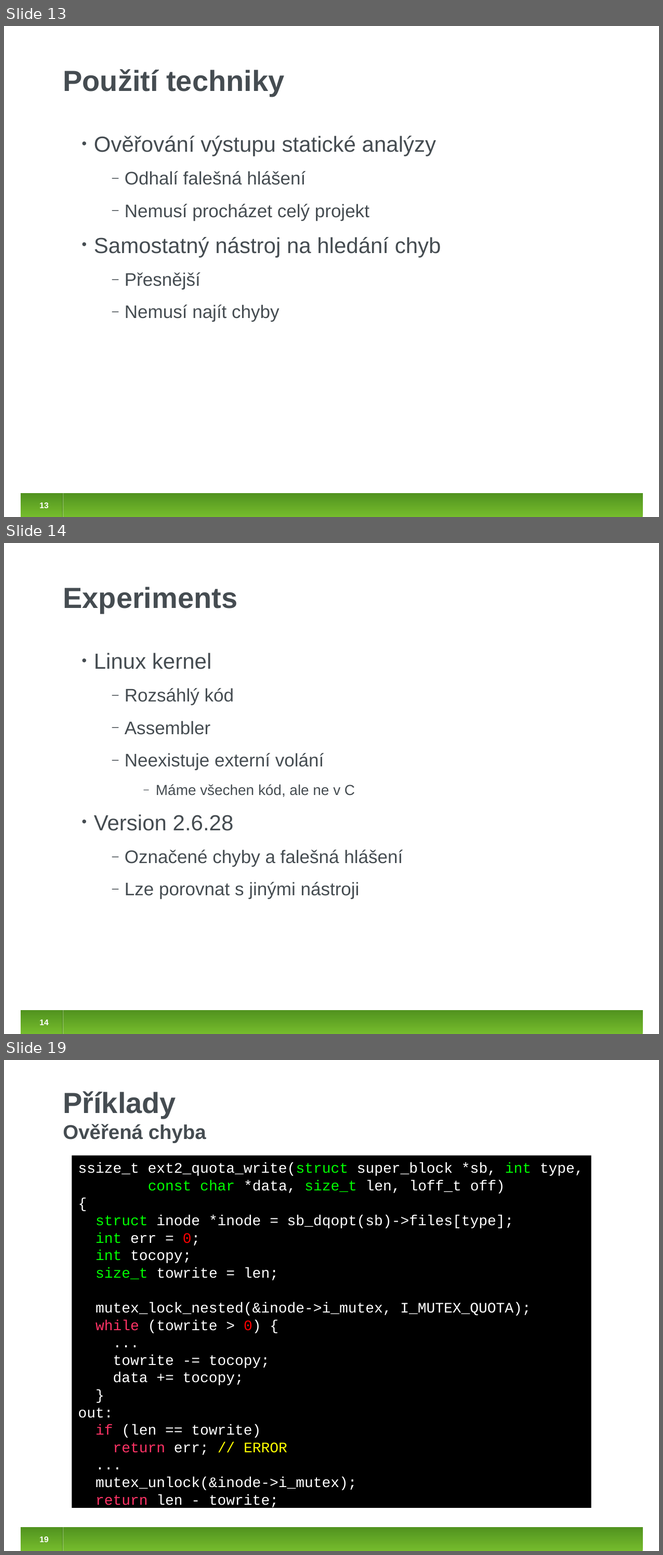
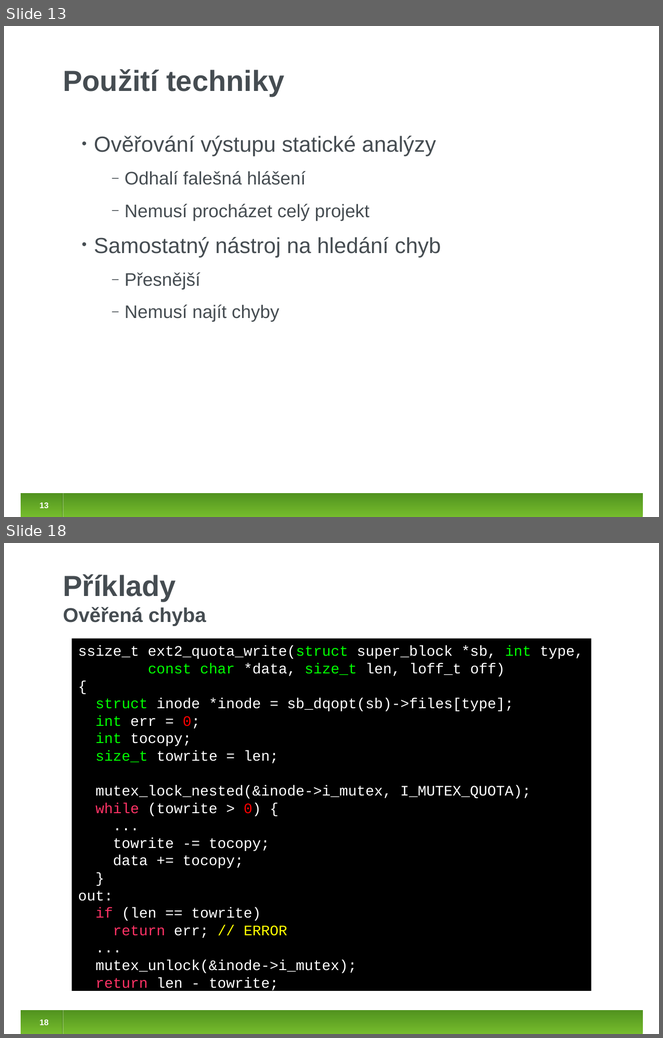
Before and after one commit to jirislaby/writings, a slide deck: presentations/fmics2012.odp. Shown one above the other, each under a label of ours: slides 13, 14 and 19 before the commit, slides 13 and 18 after it; the slides between them are not shown. The pictures are 663x1555 and 663x1038 pixels, drawn with LibreOffice and Linux fonts; fonts in the diff are those of the drawing. Boxes give left, top, right and bottom in pixels: in the first picture for what was removed or moved away, otherwise in the second. Text is boxed around its words. In the diff, an @@ line names an element or a change of style, - is before the commit and + after.

```diff
--- a/presentations/fmics2012.odp
+++ b/presentations/fmics2012.odp
@@ slide 14 removed at (4, 543, 659, 1034), background #FFFFFF; not listed: 4 template elements that a slide beside it also shows @@
@@ title removed at (63, 587, 237, 614) @@
-Experiments
@@ text removed at (94, 653, 403, 899) @@
-• Linux kernel
-  ‒ Rozsáhlý kód
-  ‒ Assembler
-  ‒ Neexistuje externí volání
-    ‒ Máme všechen kód, ale ne v C
-• Version 2.6.28
-  ‒ Označené chyby a falešná hlášení
-  ‒ Lze porovnat s jinými nástroji
@@ what was slide 19 is now slide 18 @@
```
Also in this commit, not shown: 6 slides changed, 1 slide added, 1 other slide removed.
